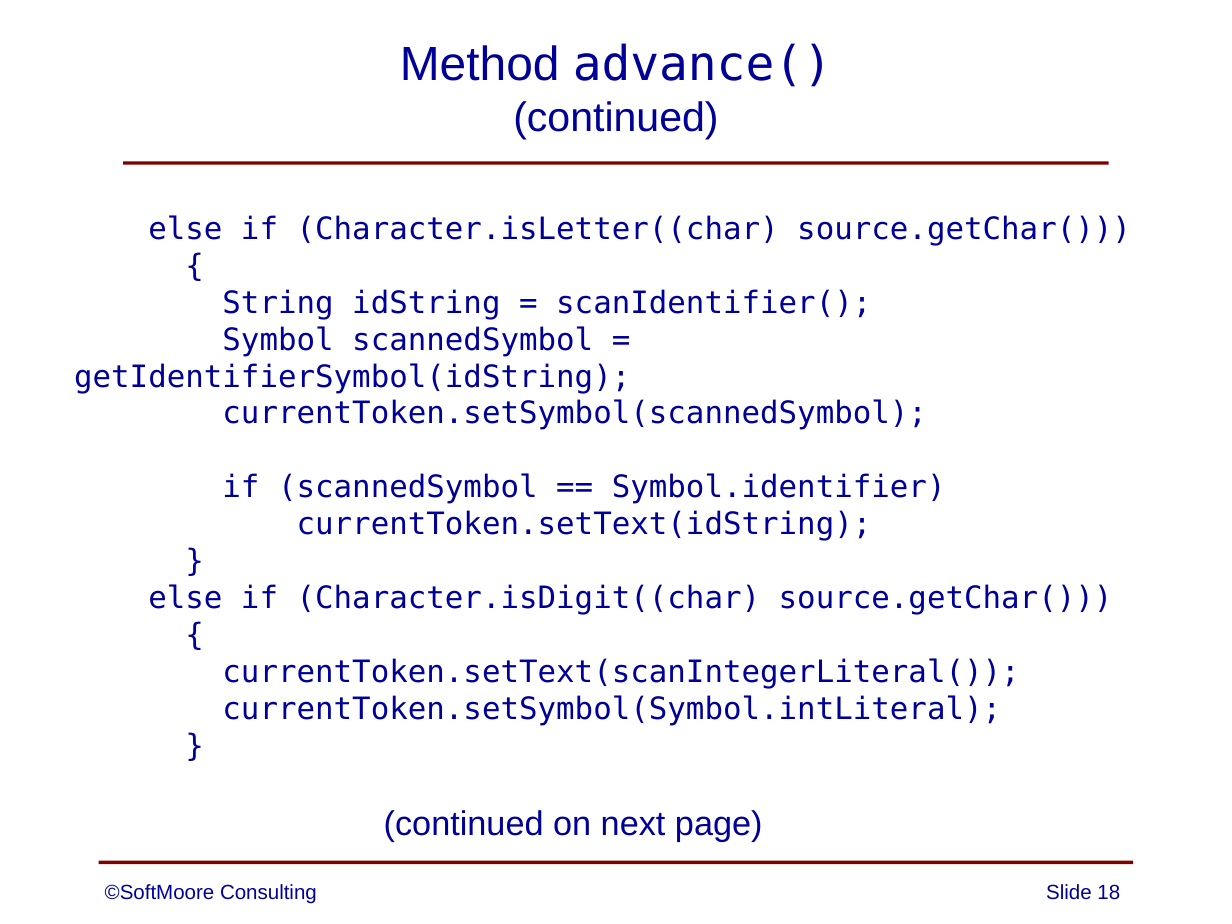
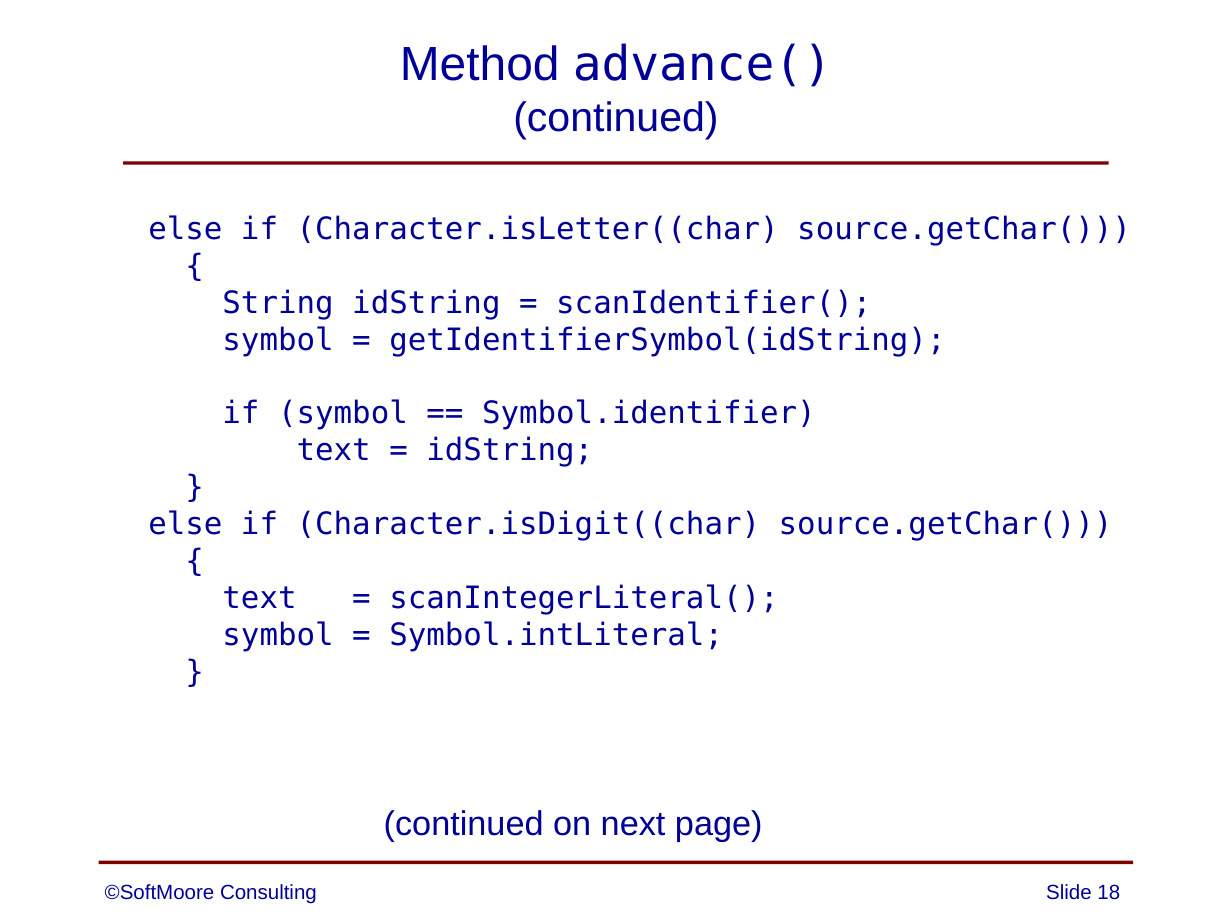
Before and after one commit to SoftMoore/CPRL, a slide deck: slide 18 of PowerPoint Slides/05 - Lexical Analysis.pptx. Drawn at 1232x924 pixels with LibreOffice and Linux fonts; fonts in the diff are those of the drawing. Boxes give left, top, right and bottom in pixels: in the first picture for what was removed or moved away, otherwise in the second. Text is boxed around its words. In the diff, an @@ line names an element or a change of style, - is before the commit and + after.

```diff
--- a/PowerPoint Slides/05 - Lexical Analysis.pptx
+++ b/PowerPoint Slides/05 - Lexical Analysis.pptx
@@ text at (222, 326, 945, 467): text changed @@
-Symbol scannedSymbol = getIdentifierSymbol(idString);
-currentToken.setSymbol(scannedSymbol);
-if (scannedSymbol == Symbol.identifier)
-currentToken.setText(idString);
+symbol = getIdentifierSymbol(idString);
+if (symbol == Symbol.identifier)
+text = idString;
@@ text at (222, 584, 778, 652): text changed @@
-currentToken.setText(scanIntegerLiteral());
-currentToken.setSymbol(Symbol.intLiteral);
+text = scanIntegerLiteral();
+symbol = Symbol.intLiteral;
```
Also in this commit, not shown: 3 other slides changed, 2 other files.
